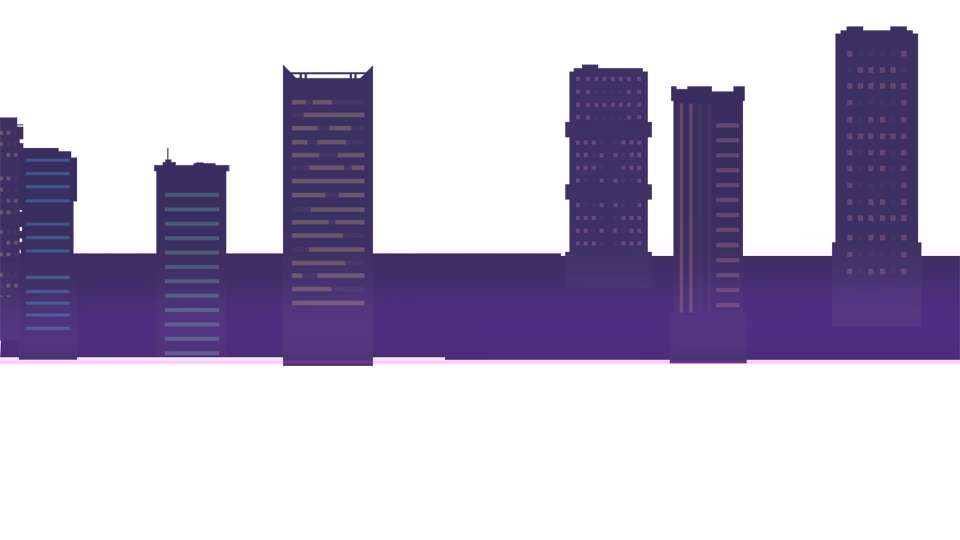
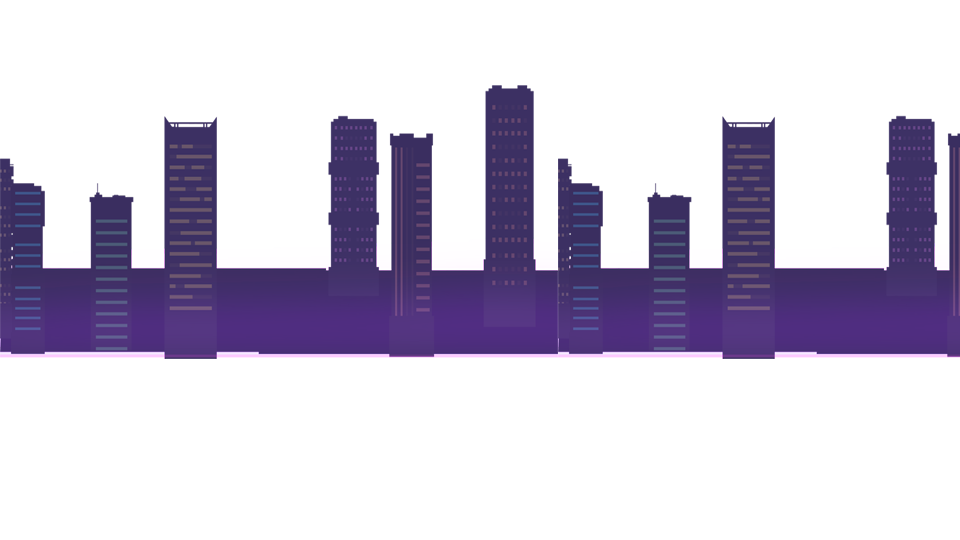
Comparing the layer stacks of the two w=960, h=540 images. Changes:
renamed "已插入图像" to "图层 2", painted on it over [0, 26, 960, 366]
